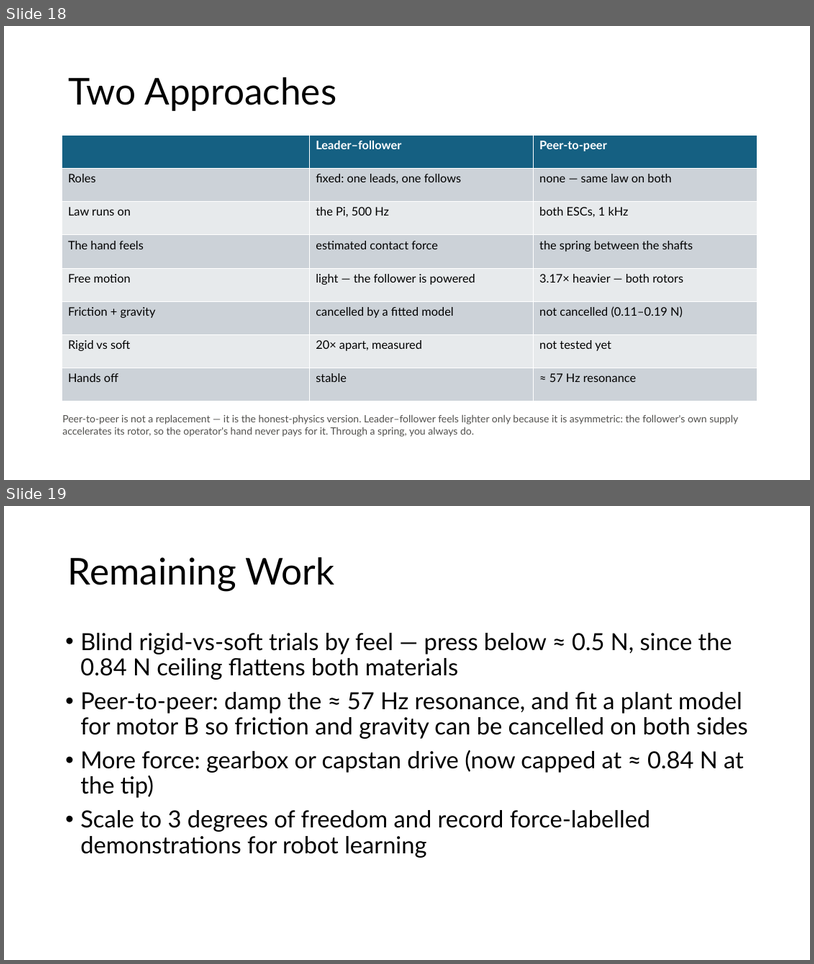
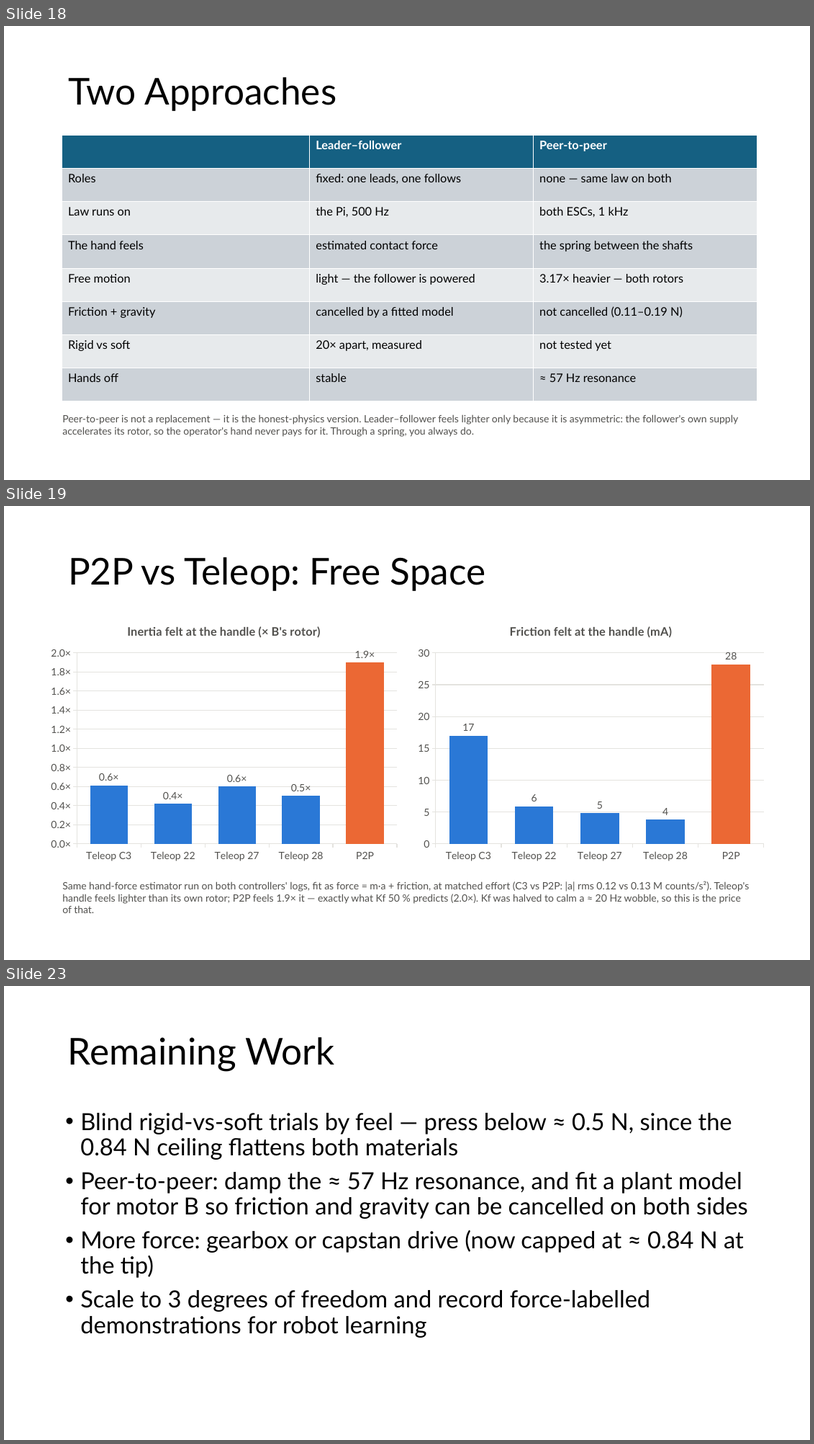
Before and after one commit to JayChintala/1DOF-FOC-Force-Feedback, a slide deck: ESC_based/presentation/Force-Aware Telepresence for Robot Learning.pptx. Shown one above the other, each under a label of ours: slides 18 and 19 before the commit, slides 18, 19 and 23 after it; the slides between them are not shown. The pictures are 814x964 and 814x1444 pixels, drawn with LibreOffice and Linux fonts; fonts in the diff are those of the drawing. Boxes give left, top, right and bottom in pixels: in the first picture for what was removed or moved away, otherwise in the second. Text is boxed around its words. In the diff, an @@ line names an element or a change of style, - is before the commit and + after.

```diff
--- a/ESC_based/presentation/Force-Aware Telepresence for Robot Learning.pptx
+++ b/ESC_based/presentation/Force-Aware Telepresence for Robot Learning.pptx
@@ slide 19 added at [4, 506, 810, 960], background #FFFFFF @@
@@ title added at [68, 557, 486, 591], 44 pt, text #000000 @@
+P2P vs Teleop: Free Space
@@ column chart added at [44, 612, 404, 867] @@
+title "Inertia felt at the handle (× B's rotor)"
+categories: Teleop C3, Teleop 22, Teleop 27, Teleop 28, P2P
+Series 1: 0.6, 0.4, 0.6, 0.5, 1.9
@@ column chart added at [411, 612, 772, 867] @@
+title "Friction felt at the handle (mA)"
+categories: Teleop C3, Teleop 22, Teleop 27, Teleop 28, P2P
+Series 1: 17, 6, 5, 4, 28
@@ text added at [62, 880, 750, 913], 12 pt, text #52514E @@
+Same hand-force estimator run on both controllers' logs, fit as force = m·a + friction, at matched effort (C3 vs P2P: |a| rms 0.12 vs 0.13 M counts/s²). Teleop's handle feels lighter than its own rotor; P2P feels 1.9× it — exactly what Kf 50 % predicts (2.0×). Kf was halved to calm a ≈ 20 Hz wobble, so this is the price of that.
@@ what was slide 19 is now slide 23 @@
```
Also in this commit, not shown: 3 other slides added, 1 other file.
